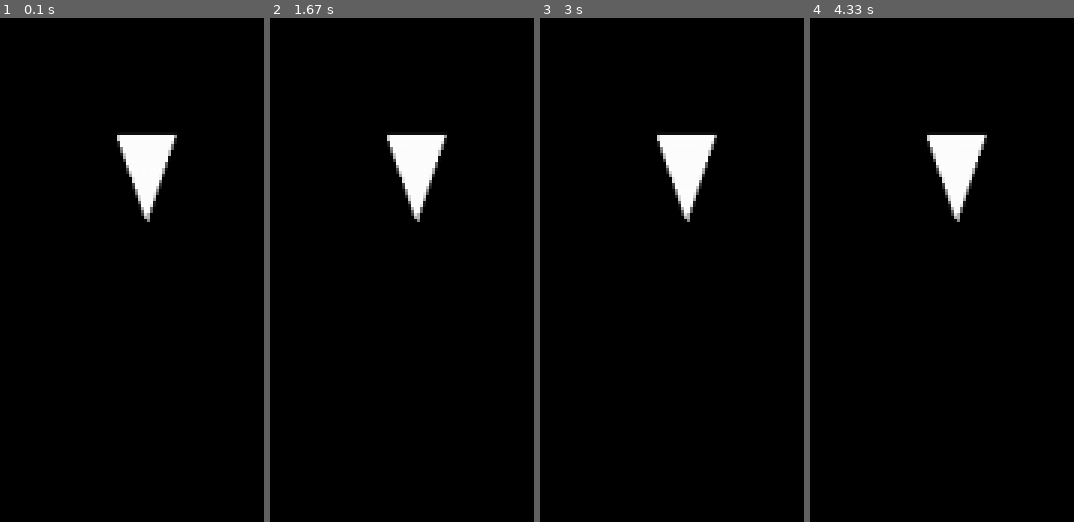
Above: before the commit, frames 1-4 (left to right).
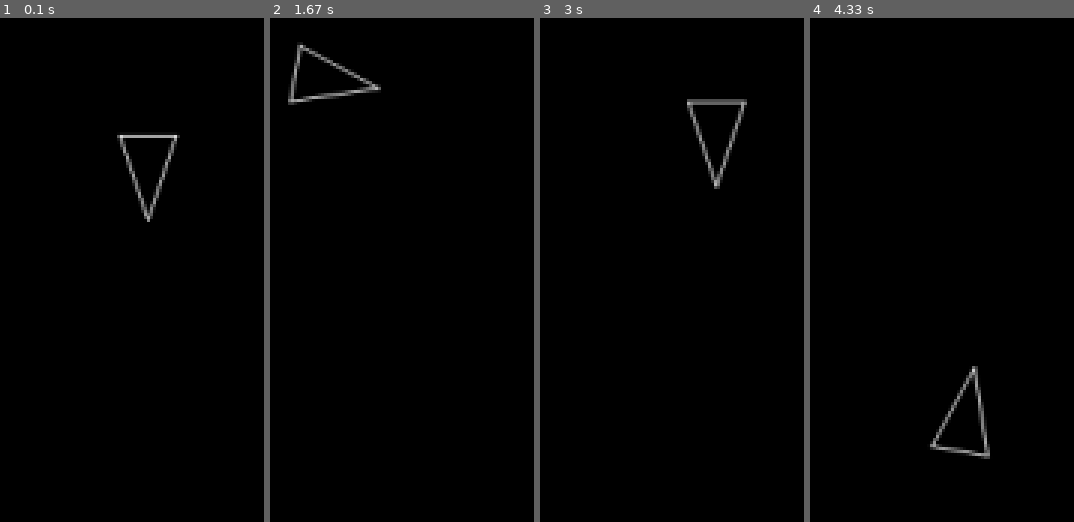
Above: after the commit, the same moments.

Repository: crisp-coder/asteroids-pygame
Game: pygame game, started from main.py
Two runs of this game, one before a commit and one after it. Both use one fixed random seed, a clock stepped at 60 frames per second and the inputs below.
Inputs:
- Up to frame 1 (0.1 s): no input
- Up to frame 2 (1.67 s): hold D 0.33-0.8 s; hold W 0.83-1.13 s; hold D 1.17-1.63 s
- Up to frame 3 (3 s): hold A 1.67-2.2 s; hold S 2.23-2.53 s; hold A 2.57-2.97 s
- Up to frame 4 (4.33 s): hold W 3-3.37 s; hold D 3.4-4.03 s; hold S from 4.07 s (still down)

The runs differ from the first frame. In frame 1, 2.2% of the frame differs, in the area x 44-69%, y 23-40%; in frame 2, 3.1%; in frame 3, 3.0%; in frame 4, 3.1%, in the area x 44-69%, y 23-88%.

Commit message:
Added player movement to game.

Diff:
--- a/constants.py
+++ b/constants.py
@@ -7,3 +7,5 @@
 ASTEROID_MAX_RADIUS = ASTEROID_MIN_RADIUS * ASTEROID_KINDS
 
 PLAYER_RADIUS =  20
+PLAYER_TURN_SPEED = 300
+PLAYER_SPEED = 200
--- a/main.py
+++ b/main.py
@@ -19,15 +19,22 @@
     player = Player(SCREEN_WIDTH/2, SCREEN_HEIGHT/2)
 
     while True:
+        # Control FPS
+        dt = clock.tick(60)/1000
+
+        # Handle events
+        for event in pygame.event.get():
+            if event.type == pygame.QUIT:
+                return
+
+        # Update entities
+        player.update(dt)
+
+        # Draw Screen
         screen.fill(pygame.Color(0,0,0))
         player.draw(screen)
         display.flip()
 
-        for event in pygame.event.get():
-            if event.type == pygame.QUIT:
-                return
-
-        dt = clock.tick(60)/1000
 
 if __name__ == "__main__":
     main()
--- a/player.py
+++ b/player.py
@@ -1,4 +1,6 @@
 from constants import PLAYER_RADIUS
+from constants import PLAYER_TURN_SPEED
+from constants import PLAYER_SPEED
 from circleshape import *
 
 class Player(CircleShape):
@@ -6,7 +8,13 @@
         super().__init__(x, y, PLAYER_RADIUS)
         self.rotation = 0
 
-        # in the player class
+    def move(self, dt):
+        forward = pygame.Vector2(0, 1).rotate(self.rotation)
+        self.position += forward * PLAYER_SPEED * dt
+
+    def rotate(self, dt):
+        self.rotation += PLAYER_TURN_SPEED * dt
+
     def triangle(self):
         forward = pygame.Vector2(0, 1).rotate(self.rotation)
         right = pygame.Vector2(0, 1).rotate(self.rotation + 90) * self.radius / 1.5
@@ -16,7 +24,16 @@
         return [a, b, c]
 
     def draw(self, screen):
-        pygame.draw.polygon(screen, pygame.Color(255, 255, 255, 255), self.triangle())
+        pygame.draw.aalines(screen, pygame.Color(255, 255, 255, 255), True, self.triangle())
 
     def update(self, dt):
-        pass
+        keys = pygame.key.get_pressed()
+
+        if keys[pygame.K_a]:
+            self.rotate(-dt)
+        if keys[pygame.K_d]:
+            self.rotate(dt)
+        if keys[pygame.K_w]:
+            self.move(dt)
+        if keys[pygame.K_s]:
+            self.move(-dt)
